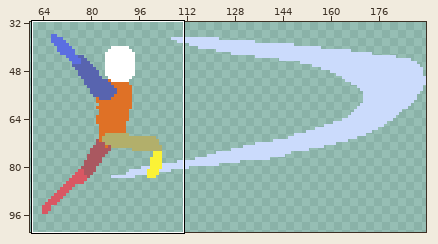
One commit to this pixel-art file: Assets/Art/Player/player_test_attack.aseprite. The first picture is a wide view before the edit; the outline marks the close-up.
Close-up. First the earlier version:
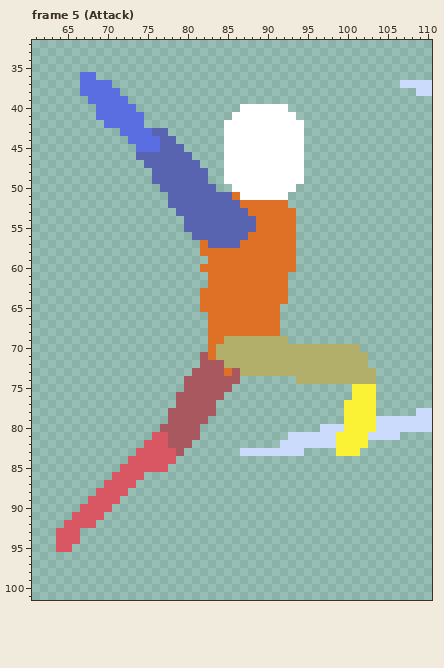
192x128 pixels, 5 frames. Shown: frame 5 (Attack): x 61..110, y 32..101. The wide view leaves out empty margins. The commit also changed other frames or places, which this record leaves out.
Now the later version:
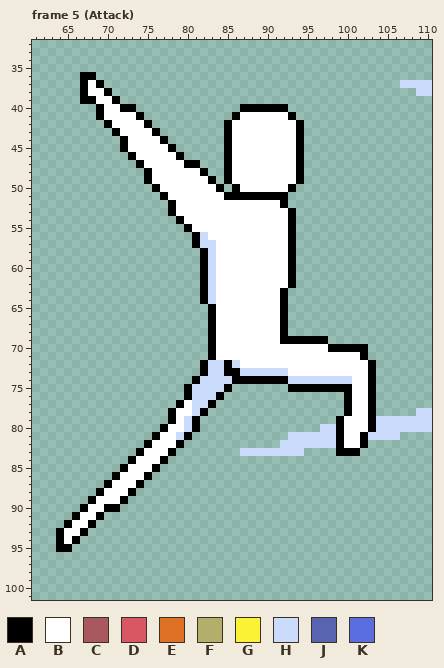
Palette (. is transparent): A #000000  B #ffffff  C #aa5860  D #d95763  E #df7126  F #b2af6b  G #fbf236  H #cbdbfc  J #5864af  K #5b6ee1
Changes in this commit:
layer "outline" added
Frame 5 (Attack):
y 36: x 67..68 KK -> AA
y 37: x 67..70 KKKK -> ABA.
y 38: x 67..71 KKKKK -> ABBA.
y 39: x 67..72 .KKKKK -> AABBA.
y 40: x 69..73 KKKKK -> ABBAA; x 87..92 BBBBBB -> AAAAAA
y 41: x 69..74 KKKKKK -> ABBBBA; x 86 B -> A; x 93 B -> A
y 42: x 70..75 KKKKK. -> ABBBBA; x 85 B -> A; x 94 B -> A
y 43: x 71..77 .KKKKJJ -> ABBBBA.; x 85 B -> A; x 94 B -> A
y 44: x 72..78 .KKKKJJ -> ABBBBA.; x 85 B -> A; x 94 B -> A
y 45: x 72..79 ..KKKJJJ -> ABBBBBA.; x 85 B -> A; x 94 B -> A
y 46: x 73..80 .JJJJJJJ -> ABBBBBA.; x 85 B -> A; x 94 B -> A
y 47: x 74..81 .JJJJJJJ -> ABBBBBAA; x 85 B -> A; x 94 B -> A
y 48: x 75..82 .JJJJJJJ -> ABBBBBBA; x 85 B -> A; x 94 B -> A
y 49: x 75..83 .JJJJJJJ. -> ABBBBBBBA; x 85 B -> A; x 94 B -> A
y 50: x 76..84 .JJJJJJJ. -> ABBBBBBBA; x 86 B -> A; x 93 B -> A
y 51: x 77..92 .JJJJJJJJEBBBBBB -> ABBBBBBBAAAAAAAA
y 52: x 78..92 JJJJJJJJJEEEEEE -> ABBBBBBBBBBBBBA
y 53: x 78..93 .JJJJJJJJJEEEEEE -> ABBBBBBBBBBBBBBA
y 54: x 79..93 .JJJJJJJJJEEEEE -> ABBBBBBBBBBBBBA
y 55: x 80..93 JJJJJJJJJEEEEE -> ABBBBBBBBBBBBA
y 56: x 81..93 JJJJJJJEEEEEE -> AHBBBBBBBBBBA
y 57: x 81..93 .EJJJJEEEEEEE -> AHHBBBBBBBBBA
y 58: x 82..93 EEEEEEEEEEEE -> AHBBBBBBBBBA
y 59: x 82..93 .EEEEEEEEEEE -> AHBBBBBBBBBA
y 60: x 82..93 EEEEEEEEEEEE -> AHBBBBBBBBBA
y 61..62: x 82..93 .EEEEEEEEEE. -> AHBBBBBBBBBA
y 63..64: x 82..92 EEEEEEEEEEE -> AHBBBBBBBBA
y 65: x 82..92 EEEEEEEEEE. -> .ABBBBBBBBA
y 66..68: x 83..92 EEEEEEEEE. -> ABBBBBBBBA
y 69: x 83..97 EEFFFFFFFF..... -> ABBBBBBBBAAAAAA
y 70: x 83..102 EFFFFFFFFFFFFFFFFFF. -> ABBBBBBBBBBBBBBAAAAA
y 71: x 82..102 CEFFFFFFFFFFFFFFFFFFF -> .ABBBBBBBBBBBBBBBBBBA
y 72: x 82..103 CCCFFFFFFFFFFFFFFFFFF. -> AHHAHBBBBBBBBBBBBBBBBA
y 73: x 81..103 CCCCECFFFFFFFFFFFFFFFFF -> .AHHAAHHHHHHBBBBBBBBBBA
y 74: x 80..103 CCCCCCC.......FFFFFFFFFF -> .AHHHHAAAAAAAHHHHHHHHBBA
y 75: x 80..85 CCCCCC -> AHHHHA; x 93..103 ........GGG -> AAAAAAAABBA
y 76: x 79..84 CCCCCC -> .AHHHA; x 100..103 .GGG -> ABBA
y 77: x 79..83 CCCCC -> ABHHA; x 100..103 GGGG -> ABBA
y 78: x 78..83 CCCCCC -> ABBHA.; x 100..103 GGGG -> ABBA
y 79: x 78..82 CCCCC -> ABHA.; x 99..103 .GGGG -> ABBBA
y 80: x 77..81 CCCCC -> ABBHA; x 99..103 HGGGG -> ABBBA
y 81: x 76..81 DDCCCC -> ABBHA.; x 99..102 GGGG -> ABBA
y 82: x 75..80 DDDCCC -> ABBBA.; x 99..102 GGGG -> ABBA
y 83: x 74..79 DDDDDC -> ABBBA.; x 99..101 GGG -> AAA
y 84: x 73..78 DDDDDD -> ABBBA.
y 85: x 72..77 DDDDDD -> ABBBA.
y 86: x 71..75 DDDD. -> ABBBA
y 87: x 70..74 DDDD. -> ABBBA
y 88: x 69..73 DDDD. -> ABBBA
y 89: x 68..72 DDDD. -> ABBBA
y 90: x 67..71 DDDD. -> ABBAA
y 91: x 66..69 DDDD -> ABBA
y 92: x 65..68 DDDD -> ABBA
y 93: x 64..67 DDD. -> ABBA
y 94: x 64..66 DDD -> ABA
y 95: x 64..65 DD -> AA
Boxes around the changes in both close-ups, in picture pixels (x1, y1, x2, y2):
changed: (56, 72, 376, 552)
